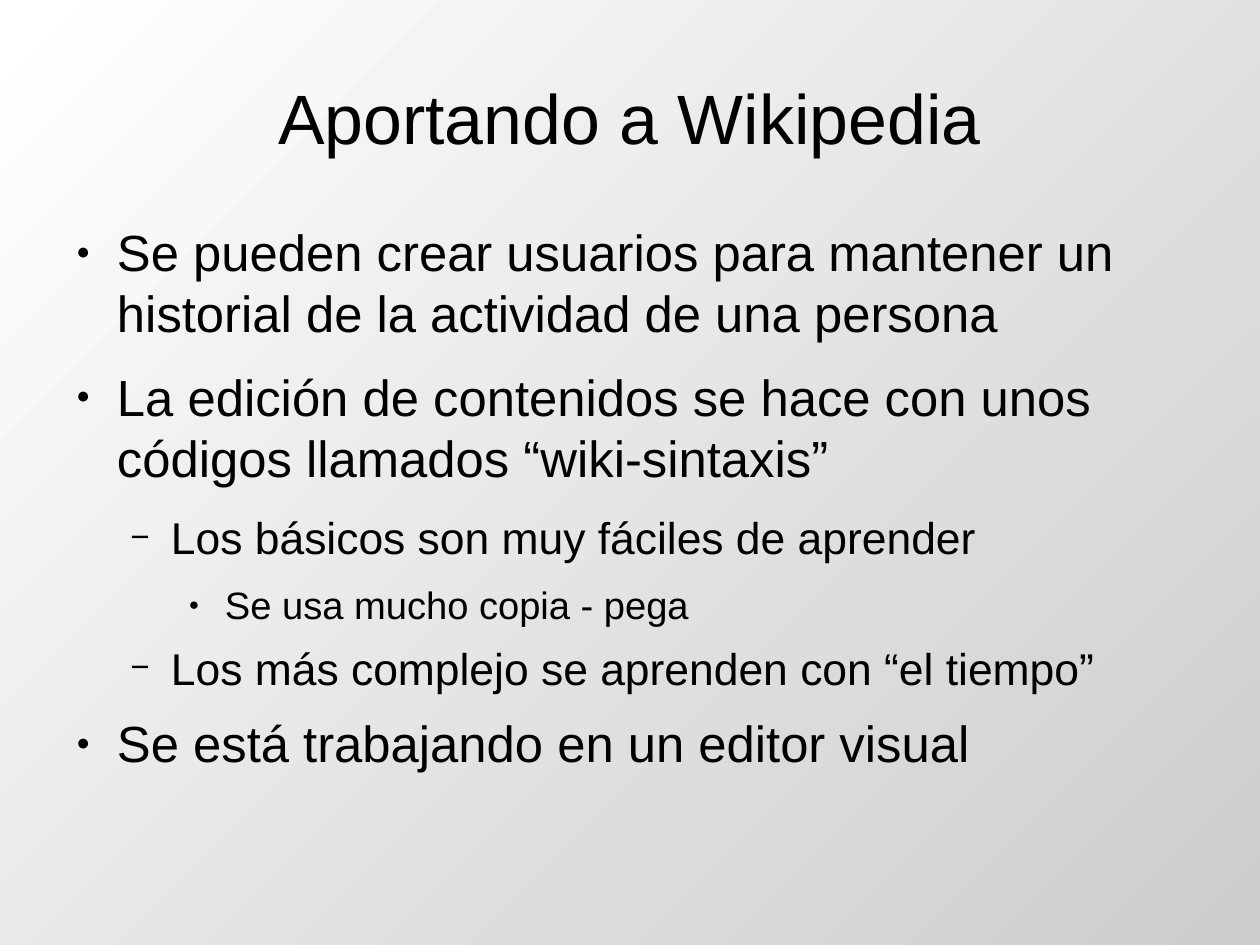
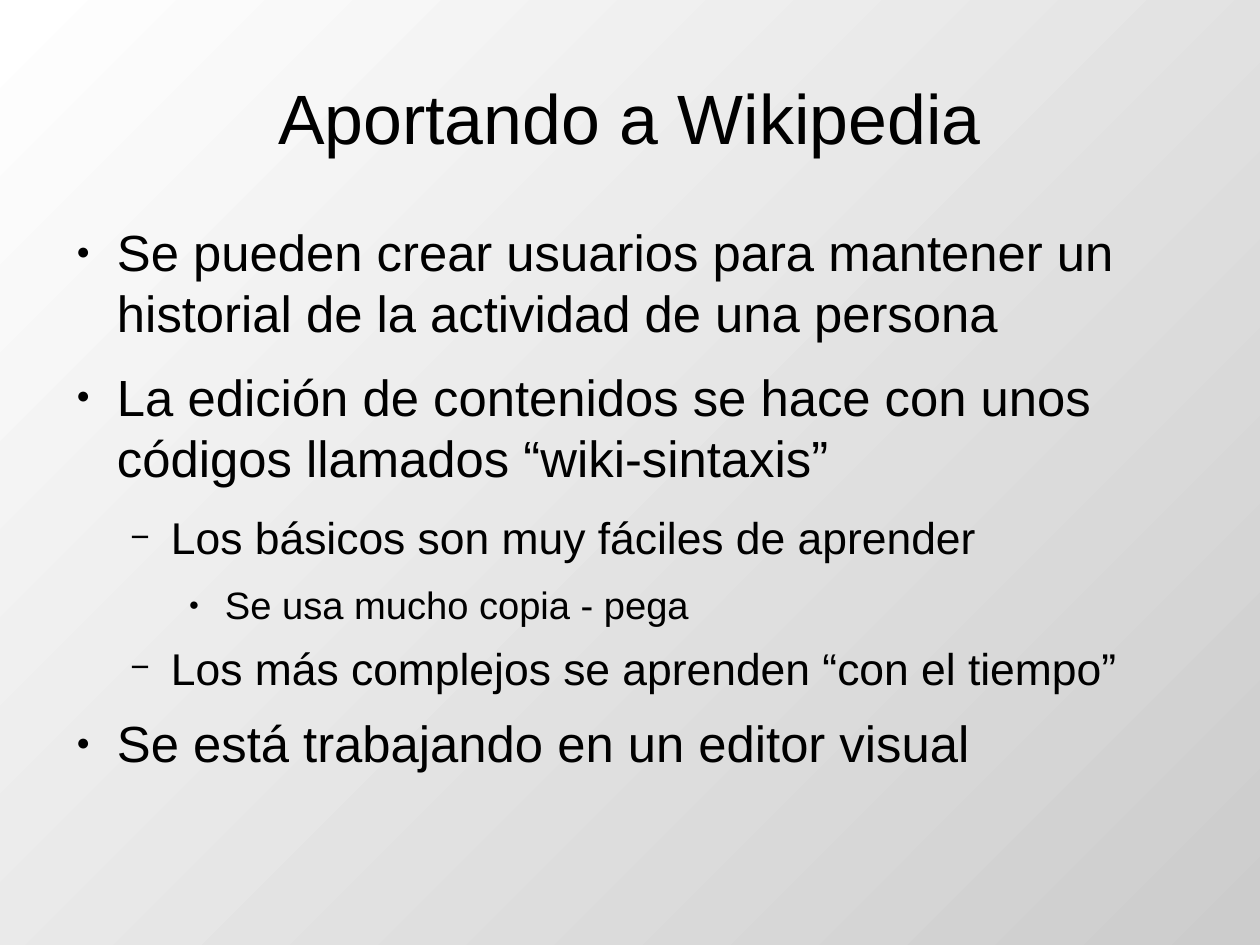
Before and after one commit to DrPantera/wikis4education, a slide deck: slide 5 of uca-2013_07/tema-4-Wikipedia.odp. Drawn at 1260x945 pixels with LibreOffice and Linux fonts; fonts in the diff are those of the drawing. Boxes give left, top, right and bottom in pixels: in the first picture for what was removed or moved away, otherwise in the second. Text is boxed around its words. In the diff, an @@ line names an element or a change of style, - is before the commit and + after.

```diff
--- a/uca-2013_07/tema-4-Wikipedia.odp
+++ b/uca-2013_07/tema-4-Wikipedia.odp
@@ text at <box>171,652,1116,694</box>: text changed @@
-  − Los más complejo se aprenden con “el tiempo”
+  − Los más complejos se aprenden “con el tiempo”
```
Also in this commit, not shown: 1 other file.
